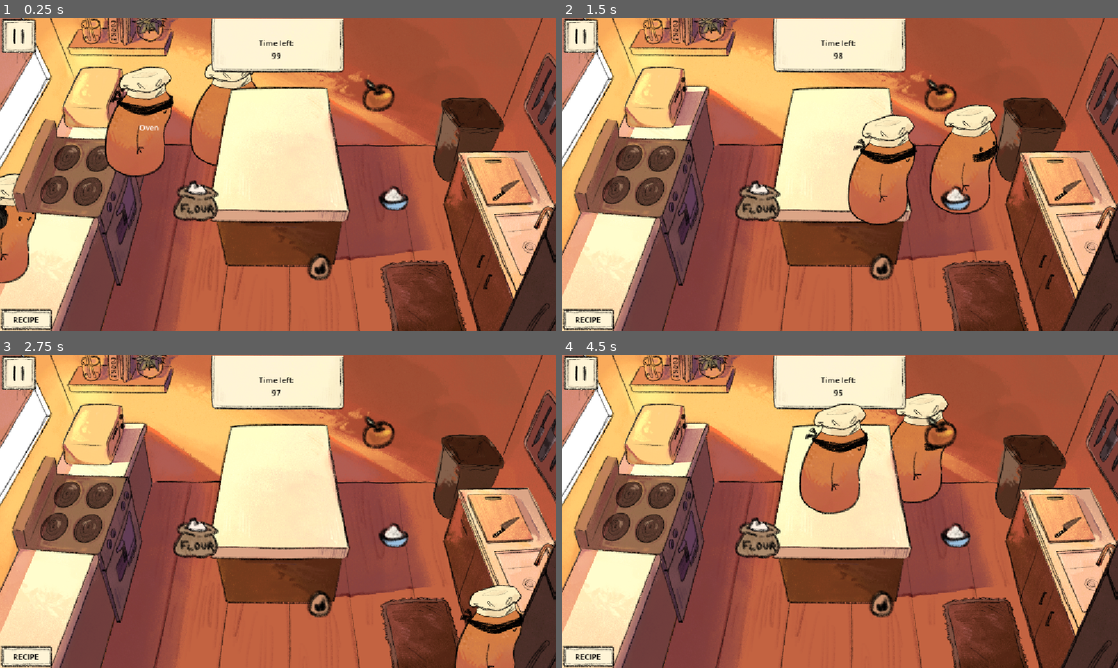
Above: before the commit, frames 1-4 (two rows, left to right).
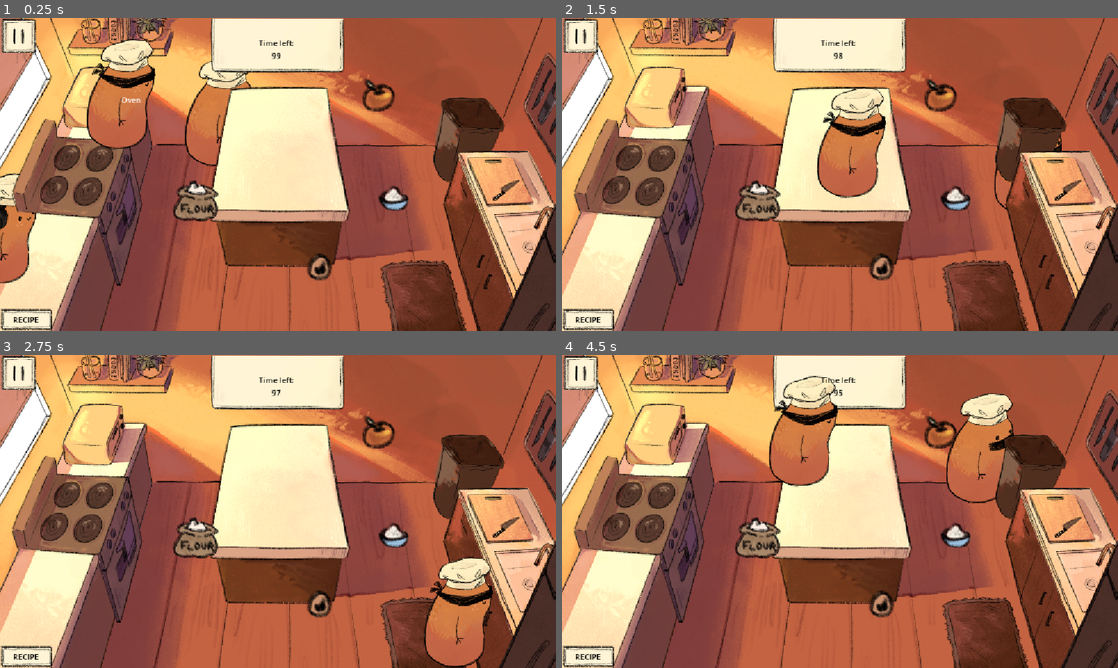
Above: after the commit, the same moments.

Repository: tszyana/SenselessChefs
Game: Godot game, scene res://scenes/kitchen.tscn
Same seed, same stepped clock (60 frames per second), same inputs: the game is played once before the commit and once after it. This scene is started directly instead of the project's main scene. The engine's default icon, where the game draws it, is replaced by a stand-in: a white triangle on a blue panel in a dark square.
Inputs:
- Up to frame 1 (0.25 s): no input
- Up to frame 2 (1.5 s): hold D (right) 0.53-1.28 s; tap 6 (happy) at 0.6 s; hold S (down) from 1.28 s (still down); tap E (interact) at 1.35 s
- Up to frame 3 (2.75 s): release S (down) at 2.03 s; hold D (right) from 2.03 s (still down); tap 7 (mad) at 2.1 s
- Up to frame 4 (4.5 s): release D (right) at 2.78 s; hold W (up) 2.78-3.53 s; tap 1 (num1) at 2.85 s; hold A (left) from 3.53 s (still down); tap 2 (num2) at 3.6 s; tap 3 (num3) at 4.35 s

The runs differ from the first frame. In frame 1, 5.3% of the frame differs, in the area x 15-47%, y 6-51%; in frame 2, 7.4%; in frame 3, 4.4%; in frame 4, 9.4%, in the area x 37-82%, y 6-51%.
Error in both runs: Out of bounds get index '1' (on base: 'Dictionary') (res://scripts/game_state.gd:49)

Commit message:
Kitchen Assets!

Diff:
--- a/scenes/kitchen.tscn
+++ b/scenes/kitchen.tscn
@@ -109,6 +109,11 @@
 texture = ExtResource("7_k1cyo")
 expand_mode = 1
 
+[node name="Island" type="Node2D" parent="." unique_id=344153715]
+
+[node name="Counter" parent="Island" unique_id=785632966 instance=ExtResource("5_vpxcu")]
+position = Vector2(578, 331)
+
 [node name="Control" type="Control" parent="." unique_id=751850616]
 layout_mode = 3
 anchors_preset = 0
@@ -134,33 +139,65 @@
 anchors_preset = -1
 anchor_right = 3.9250002
 anchor_bottom = 1.899
-offset_left = 408.0
-offset_top = 117.0
-offset_right = 596.0
-offset_bottom = 302.04
+offset_left = 409.0
+offset_top = 130.0
+offset_right = 597.0
+offset_bottom = 315.04
+
+[node name="TimerBG" type="TextureRect" parent="Control/TimerPopup" unique_id=169202092]
+layout_mode = 0
+offset_right = 346.0
+offset_bottom = 260.0
+texture = ExtResource("5_87bic")
+expand_mode = 1
+
+[node name="Restart" type="TextureRect" parent="Control/TimerPopup" unique_id=1386581209]
+layout_mode = 0
+offset_left = 83.0
+offset_top = 118.0
+offset_right = 264.0
+offset_bottom = 160.0
+texture = ExtResource("7_k1cyo")
+expand_mode = 1
+
+[node name="Main" type="TextureRect" parent="Control/TimerPopup" unique_id=666034048]
+layout_mode = 0
+offset_left = 83.0
+offset_top = 184.0
+offset_right = 264.0
+offset_bottom = 226.0
+texture = ExtResource("7_k1cyo")
+expand_mode = 1
 
 [node name="Label" type="Label" parent="Control/TimerPopup" unique_id=1562481649]
 layout_mode = 0
-offset_left = 130.0
-offset_top = 56.0
-offset_right = 197.0
-offset_bottom = 79.0
+offset_left = 116.0
+offset_top = 55.0
+offset_right = 220.0
+offset_bottom = 90.0
+theme_override_colors/font_color = Color(0, 0, 0, 1)
+theme_override_font_sizes/font_size = 25
 text = "Time up!"
 
 [node name="VBoxContainer" type="VBoxContainer" parent="Control/TimerPopup" unique_id=1247174414]
 layout_mode = 0
-offset_left = 101.0
-offset_top = 107.0
-offset_right = 234.0
-offset_bottom = 209.0
+offset_left = 108.0
+offset_top = 124.0
+offset_right = 241.0
+offset_bottom = 226.0
+theme_override_constants/separation = 34
 
 [node name="RestartButton" type="Button" parent="Control/TimerPopup/VBoxContainer" unique_id=406307531]
 layout_mode = 2
+theme_override_colors/font_color = Color(0, 0, 0, 1)
 text = "Restart"
+flat = true
 
 [node name="MainMenuButton" type="Button" parent="Control/TimerPopup/VBoxContainer" unique_id=1429031911]
 layout_mode = 2
+theme_override_colors/font_color = Color(0, 0, 0, 1)
 text = "Main Menu"
+flat = true
 
 [node name="PauseButton" type="Button" parent="Control" unique_id=1093837354]
 z_index = 6
@@ -183,14 +220,51 @@
 offset_right = 764.0
 offset_bottom = 472.0
 
+[node name="GamePause" type="TextureRect" parent="Control/PausePanel" unique_id=537400424]
+layout_mode = 0
+offset_left = -6.0
+offset_right = 395.0
+offset_bottom = 311.0
+texture = ExtResource("5_87bic")
+expand_mode = 1
+
 [node name="Label" type="Label" parent="Control/PausePanel" unique_id=418832563]
 layout_mode = 0
-offset_left = 129.0
-offset_top = 60.0
-offset_right = 241.0
-offset_bottom = 109.0
+offset_left = 98.0
+offset_top = 44.0
+offset_right = 293.0
+offset_bottom = 125.0
+theme_override_colors/font_color = Color(0, 0, 0, 1)
+theme_override_font_sizes/font_size = 28
 text = "GAME PAUSED
 "
+
+[node name="Resume" type="TextureRect" parent="Control/PausePanel" unique_id=2079473307]
+layout_mode = 0
+offset_left = 97.0
+offset_top = 136.0
+offset_right = 278.0
+offset_bottom = 178.0
+texture = ExtResource("7_k1cyo")
+expand_mode = 1
+
+[node name="Restart" type="TextureRect" parent="Control/PausePanel" unique_id=849233980]
+layout_mode = 0
+offset_left = 98.0
+offset_top = 193.0
+offset_right = 279.0
+offset_bottom = 235.0
+texture = ExtResource("7_k1cyo")
+expand_mode = 1
+
+[node name="Main" type="TextureRect" parent="Control/PausePanel" unique_id=57404824]
+layout_mode = 0
+offset_left = 98.0
+offset_top = 248.0
+offset_right = 279.0
+offset_bottom = 290.0
+texture = ExtResource("7_k1cyo")
+expand_mode = 1
 
 [node name="VBoxContainer" type="VBoxContainer" parent="Control/PausePanel" unique_id=353909821]
 layout_mode = 0
@@ -198,22 +272,29 @@
 offset_top = 142.0
 offset_right = 261.0
 offset_bottom = 278.0
+theme_override_constants/separation = 25
 
 [node name="ResumeButton" type="Button" parent="Control/PausePanel/VBoxContainer" unique_id=838727722]
 process_mode = 2
 layout_mode = 2
+theme_override_colors/font_color = Color(0, 0, 0, 1)
 text = "Resume Game
 "
+flat = true
 
 [node name="RestartButton2" type="Button" parent="Control/PausePanel/VBoxContainer" unique_id=406916995]
 process_mode = 2
 layout_mode = 2
+theme_override_colors/font_color = Color(0, 0, 0, 1)
 text = "Restart"
+flat = true
 
 [node name="MainMenuButton2" type="Button" parent="Control/PausePanel/VBoxContainer" unique_id=1837142842]
 process_mode = 2
 layout_mode = 2
+theme_override_colors/font_color = Color(0, 0, 0, 1)
 text = "Main Menu"
+flat = true
 
 [node name="RecipeButton" type="Button" parent="Control" unique_id=1458892778]
 z_index = 6
@@ -297,11 +378,6 @@
 autostart = true
 script = SubResource("GDScript_v3ycp")
 
-[node name="Island" type="Node2D" parent="." unique_id=344153715]
-
-[node name="Counter" parent="Island" unique_id=785632966 instance=ExtResource("5_vpxcu")]
-position = Vector2(578, 331)
-
 [node name="Interactables" type="Node2D" parent="." unique_id=1134897768]
 
 [node name="Stove" parent="Interactables" unique_id=1013248238 instance=ExtResource("6_k1jr4")]
@@ -335,7 +411,7 @@
 position = Vector2(363, 436)
 
 [node name="BlindPlayer" parent="Players" unique_id=1426497895 instance=ExtResource("3_c621a")]
-position = Vector2(387, 215)
+position = Vector2(251, 158)
 
 [node name="Egg" parent="." unique_id=253672139 instance=ExtResource("12_k1jr4")]
 position = Vector2(661, 515)
